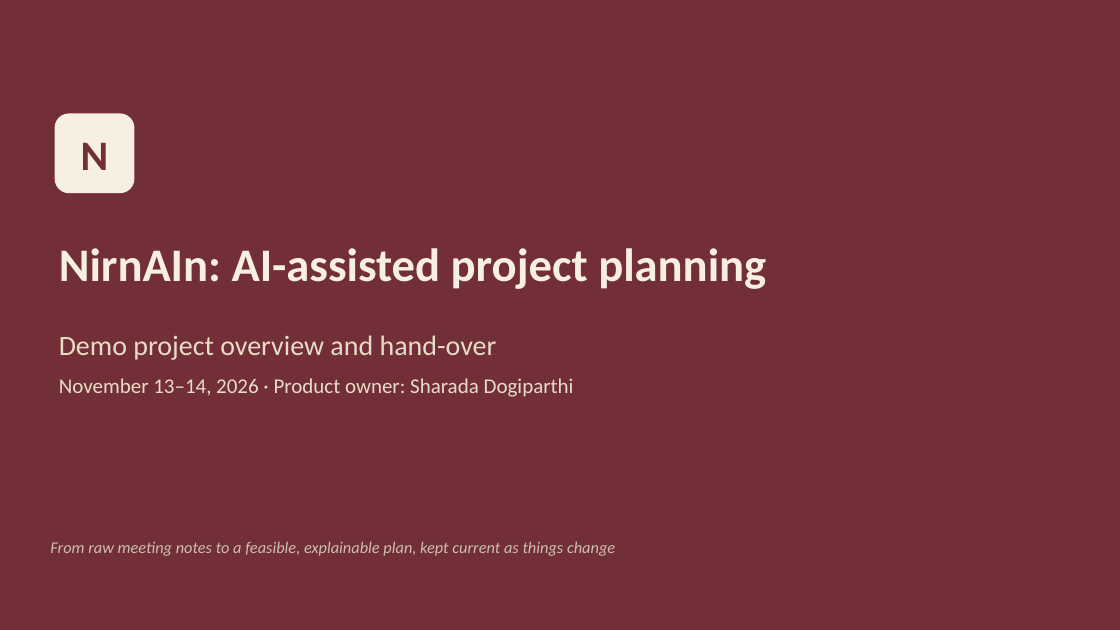
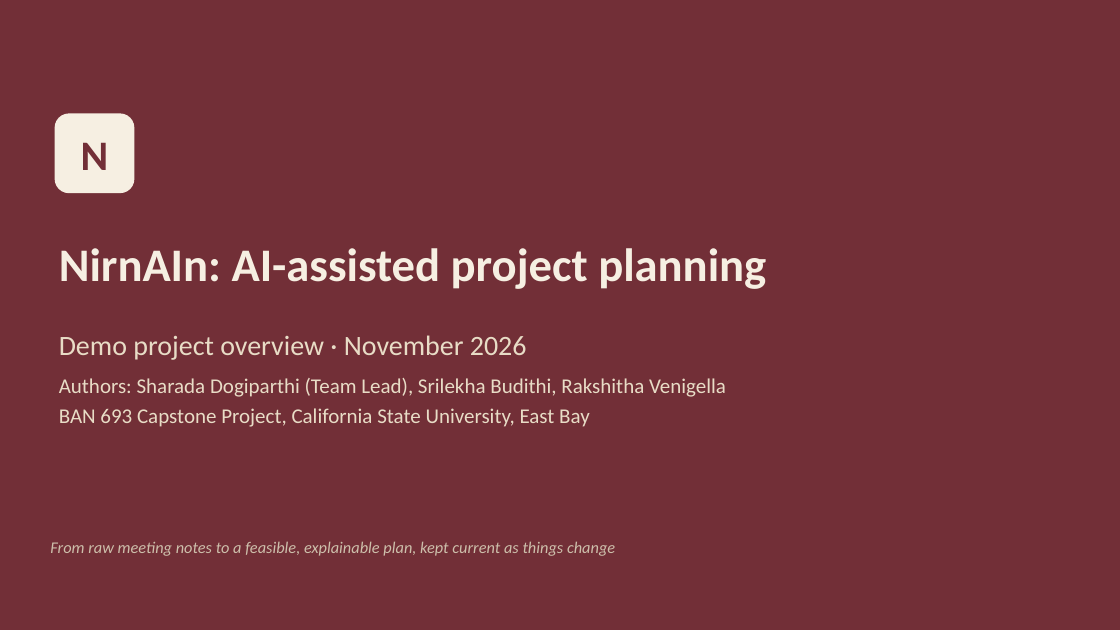
Before and after one commit to Dogiparthi-Sharada/NirnAIn, a slide deck: slide 1 of docs/project/NirnAIn_Project_Overview.pptx. Drawn at 1120x630 pixels with LibreOffice and Linux fonts; fonts in the diff are those of the drawing. Boxes give left, top, right and bottom in pixels: in the first picture for what was removed or moved away, otherwise in the second. Text is boxed around its words. In the diff, an @@ line names an element or a change of style, - is before the commit and + after.

Commit message:
docs: describe the team's process and rebuild the documentation package
Rewrite the package in team terms: written specifications per round,
feature branches merged only when every check passes, PO decisions, QA
rounds with the QA pack, code-standards sweeps and a live preview. The
final report gets a team timeline and an appendix of what is in the
repository; lessons learned keeps the engineering lessons; the GitHub
steps become "How the code is kept on GitHub". Every document now carries
the authors and the BAN 693 course line, and the deck and Word and text
files are rebuilt with their checks passing.

```diff
--- a/docs/project/NirnAIn_Project_Overview.pptx
+++ b/docs/project/NirnAIn_Project_Overview.pptx
@@ subtitle at (59,335,726,427): text changed @@
-Demo project overview and hand-over
-November 13–14, 2026 · Product owner: Sharada Dogiparthi
+Demo project overview · November 2026
+Authors: Sharada Dogiparthi (Team Lead), Srilekha Budithi, Rakshitha Venigella
+BAN 693 Capstone Project, California State University, East Bay
```
Also in this commit, not shown: 8 other slides changed, 14 other files.
